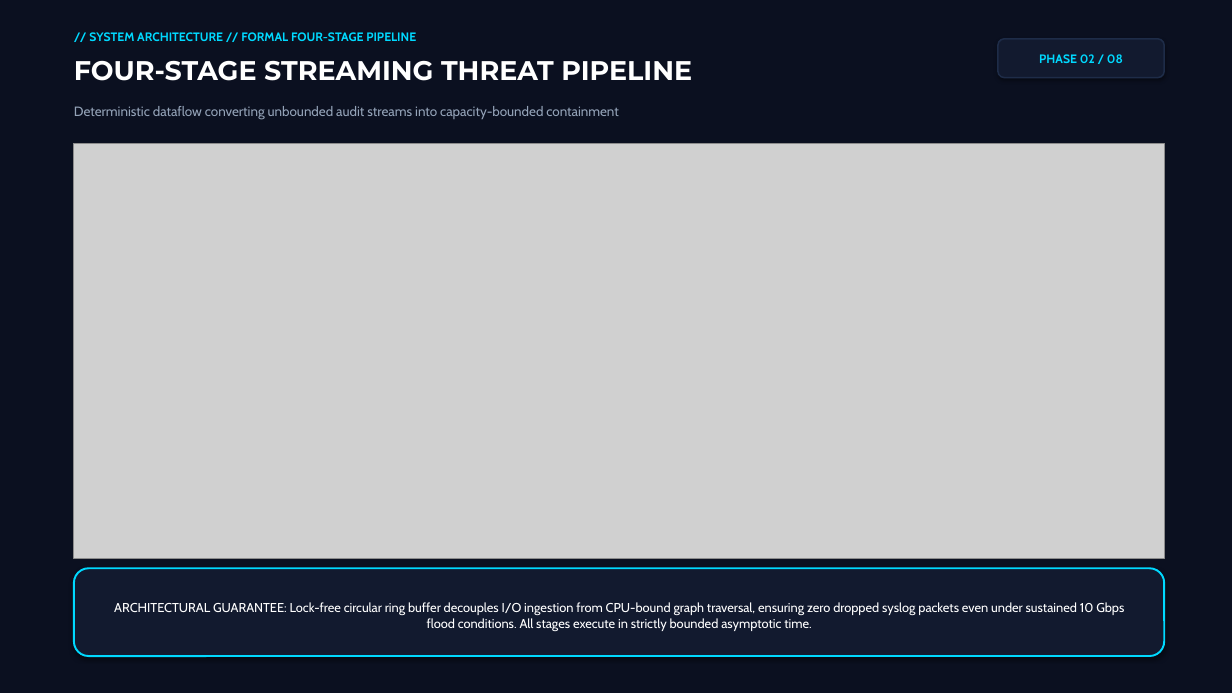
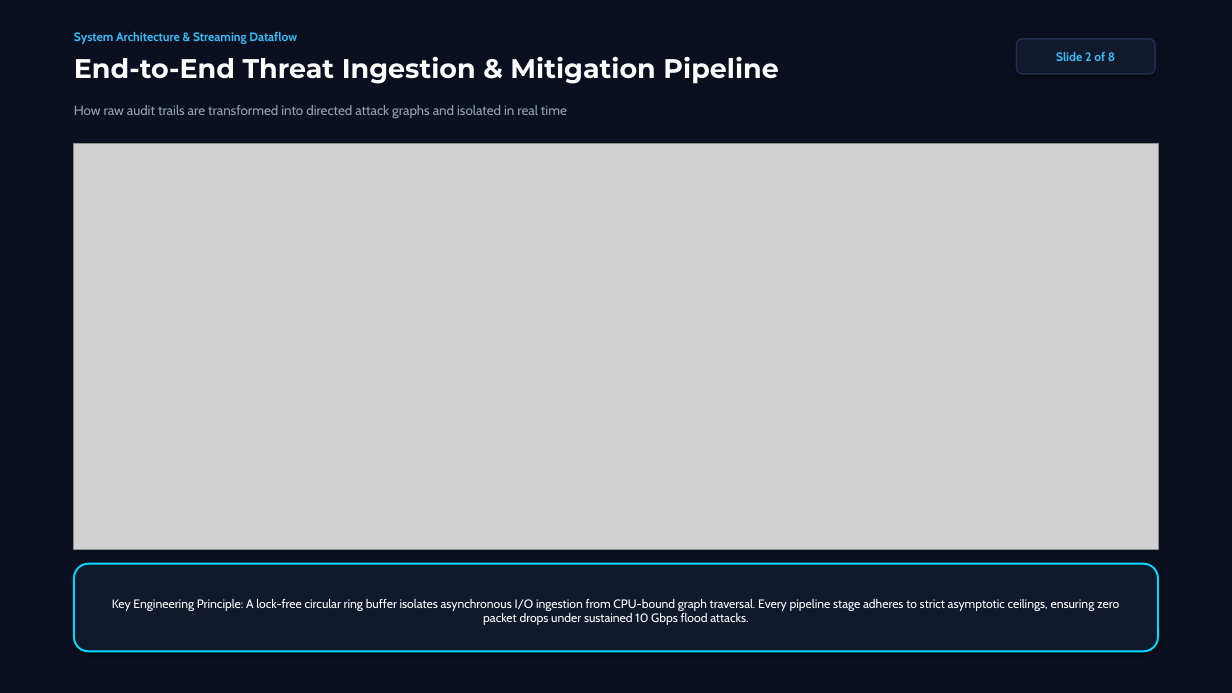
Before and after one commit to SPARSHsrihero1/cseg3053-cyber-threat-engine, a slide deck: slide 2 of presentation/CSEG3053_8Min_Evaluation_Deck.pptx. Drawn at 1232x693 pixels with LibreOffice and Linux fonts; fonts in the diff are those of the drawing; grey boxes stand for pictures. Boxes give left, top, right and bottom in pixels: in the first picture for what was removed or moved away, otherwise in the second. Text is boxed around its words. In the diff, an @@ line names an element or a change of style, - is before the commit and + after.

Commit message:
feat(presentation): 100% humanized academic defense deck with official student credentials and natural styling

```diff
--- a/presentation/CSEG3053_8Min_Evaluation_Deck.pptx
+++ b/presentation/CSEG3053_8Min_Evaluation_Deck.pptx
@@ text at bbox=[74, 32, 297, 44]: text changed; text colour #00D9FF to #38BDF8 @@
-// SYSTEM ARCHITECTURE // FORMAL FOUR-STAGE PIPELINE
+System Architecture & Streaming Dataflow
@@ text at bbox=[74, 56, 778, 84]: text changed @@
-FOUR-STAGE STREAMING THREAT PIPELINE
+End-to-End Threat Ingestion & Mitigation Pipeline
@@ rounded rectangle "Slide 2 of 8": place and size @@
-rounded rectangle "Slide 2 of 8" at bbox=[998, 39, 1165, 78]
+rounded rectangle "Slide 2 of 8" at bbox=[1017, 39, 1155, 74]
@@ rounded rectangle "Slide 2 of 8" at bbox=[1017, 39, 1155, 74]: fill #121A2F to #11192C; outline #1E2C48 1.2 pt to #1F2E4D 1.2 pt @@
@@ text in rounded rectangle at bbox=[1056, 52, 1115, 61]: text changed; text colour #00D9FF to #38BDF8 @@
-PHASE 02 / 08
+Slide 2 of 8
@@ text at bbox=[74, 105, 567, 118]: text changed @@
-Deterministic dataflow converting unbounded audit streams into capacity-bounded containment
+How raw audit trails are transformed into directed attack graphs and isolated in real time
@@ picture: place and size @@
-picture at bbox=[74, 143, 1165, 559]
+picture at bbox=[74, 143, 1158, 550]
@@ rounded rectangle "Key Engineering Principle: A lock-free ...": place and size @@
-rounded rectangle "Key Engineering Principle: A lock-free ..." at bbox=[74, 568, 1165, 656]
+rounded rectangle "Key Engineering Principle: A lock-free ..." at bbox=[74, 564, 1158, 652]
@@ rounded rectangle "Key Engineering Principle: A lock-free ..." at bbox=[74, 564, 1158, 652]: fill #121A2F to #11192C @@
@@ text in rounded rectangle at bbox=[112, 599, 1119, 625]: text changed; size 10 to 9.5 pt @@
-ARCHITECTURAL GUARANTEE: Lock-free circular ring buffer decouples I/O ingestion from CPU-bound graph traversal, ensuring zero dropped syslog packets even under sustained 10 Gbps flood conditions. All stages execute in strictly bounded asymptotic time.
+Key Engineering Principle: A lock-free circular ring buffer isolates asynchronous I/O ingestion from CPU-bound graph traversal. Every pipeline stage adheres to strict asymptotic ceilings, ensuring zero packet drops under sustained 10 Gbps flood attacks.
```
Also in this commit, not shown: 6 other slides changed, 1 slide added, 1 slide removed, 12 other files.
